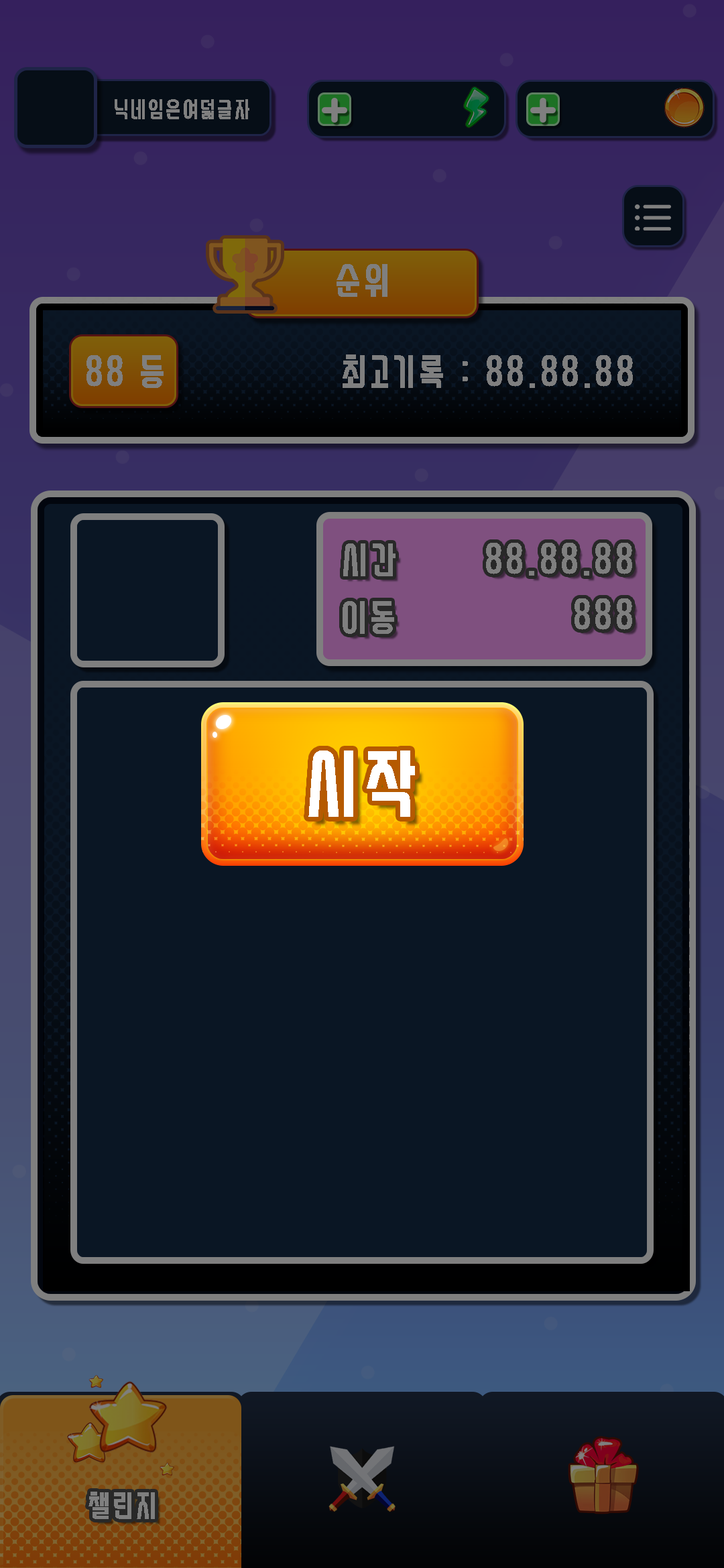
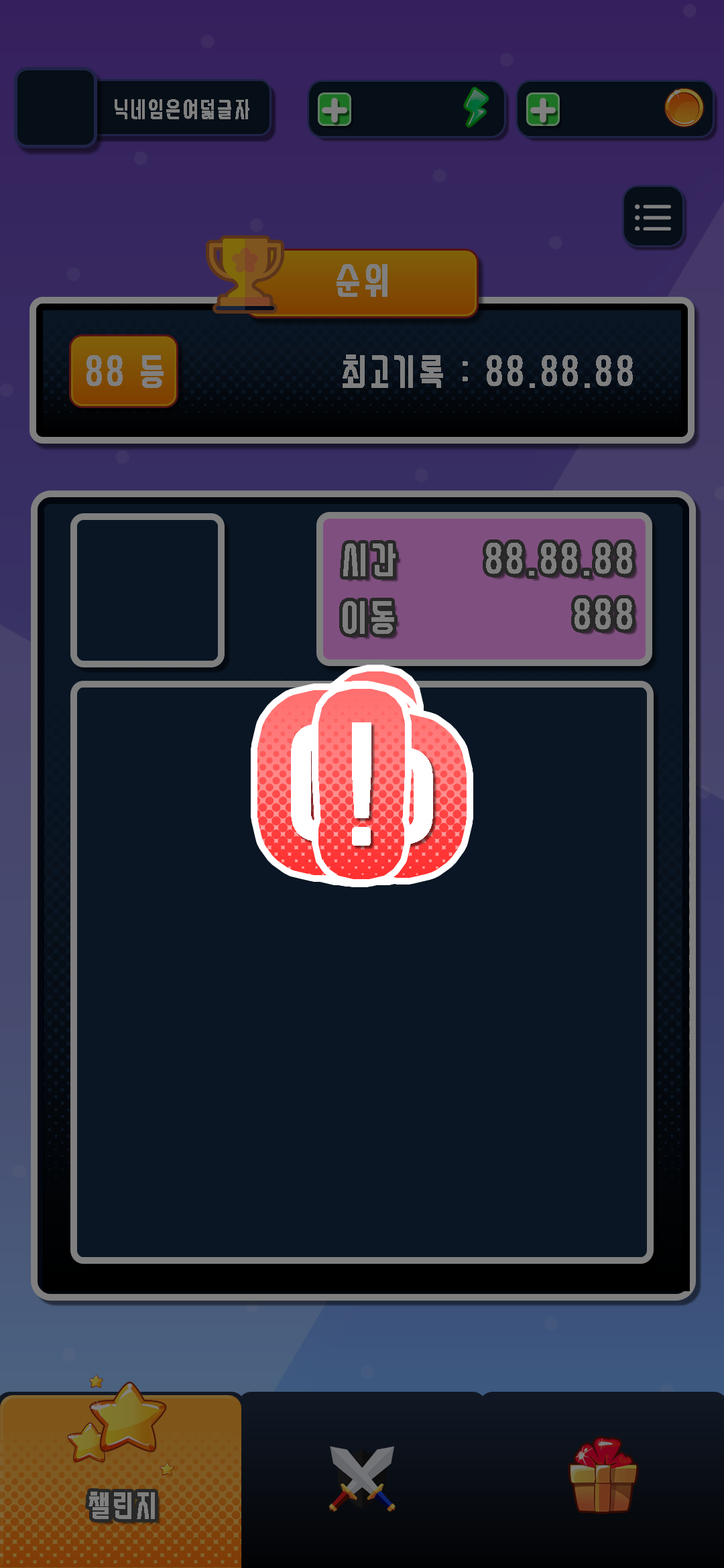
Revision of a layered (724, 1568) image; what changed, layer by layer:
removed group "GameStartButton" (1st of 2) (1 layers) over [201, 664, 524, 888]
added group "!Text" (1st of 2) with 1 layers above "GoText" over [310, 681, 413, 887]
added layer "!Text" (2nd of 2, in "!Text") in group "!Text" over [310, 681, 413, 887]
added group "GoText" (1st of 2) with 1 layers above "Count3" over [249, 682, 474, 886]
added layer "GoText" (2nd of 2, in "GoText") in group "GoText" over [249, 682, 474, 886]
added group "Count3" with 1 layers above "Count2" over [291, 680, 433, 888]
added layer "Count3Text" in group "Count3" over [291, 680, 433, 888]
added group "Count2" with 1 layers above "Count1" over [292, 680, 431, 886]
added layer "Count2Text" in group "Count2" over [292, 680, 431, 886]
added group "Count1" with 1 layers above "BlockInputPanel" over [298, 664, 425, 870]
added layer "Count1Text" in group "Count1" over [298, 664, 425, 870]
renamed "GameStartButton" to "BlockInputPanel", blend normal → darken, moved it out of group "GameStartButton", painted on it over [201, 664, 524, 888]
